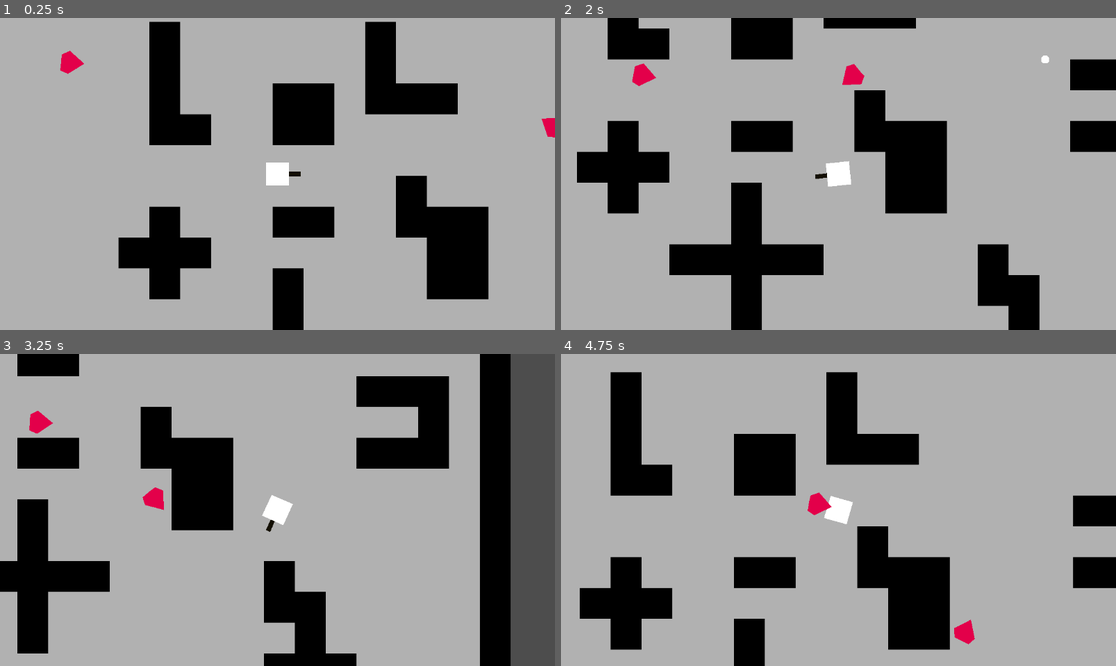
Above: before the commit, frames 1-4 (two rows, left to right).
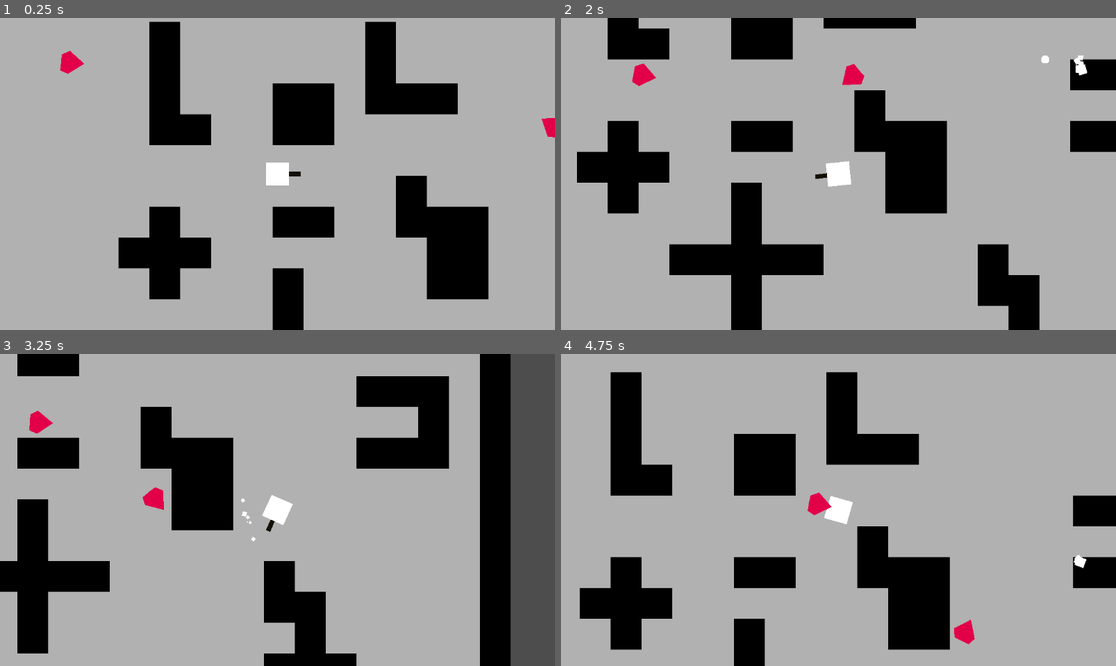
Above: after the commit, the same moments.

Repository: Zaydao/tds_game
Game: Godot game, scene res://scenes/world.tscn
Same seed, same stepped clock (60 frames per second), same inputs: the game is played once before the commit and once after it.
Inputs (mouse positions are in pixels of both pictures, inside the frame that each line leads up to):
- Up to frame 1 (0.25 s): no input
- Up to frame 2 (2 s): move the mouse to (960, 158) at 0.52 s; press the mouse at (960, 158) at 0.53 s; hold D (right) 0.53-1.28 s; move the mouse to (727, 189) at 1.27 s; release the mouse at (727, 189) at 1.28 s; hold S (down) from 1.28 s (still down); click (727, 189) at 1.35 s
- Up to frame 3 (3.25 s): move the mouse to (333, 441) at 2.02 s; release S (down) at 2.03 s; press the mouse at (333, 441) at 2.03 s; hold D (right) 2.03-2.78 s; move the mouse to (249, 572) at 2.77 s; release the mouse at (249, 572) at 2.78 s; hold W (up) from 2.78 s (still down); click (249, 572) at 2.85 s
- Up to frame 4 (4.75 s): move the mouse to (1005, 556) at 3.52 s; release W (up) at 3.53 s; press the mouse at (1005, 556) at 3.53 s; hold A (left) from 3.53 s (still down); move the mouse to (672, 463) at 4.27 s; release the mouse at (672, 463) at 4.28 s; click (672, 463) at 4.35 s

The runs differ from the first frame. In frame 2, 0.1% of the frame differs, in the area x 92-95%, y 12-19%; in frame 3, less than 0.1%; in frame 4, less than 0.1%.

Commit message:
Add enemy dead particle and bullet particle

Diff:
--- a/scenes/bullet.tscn
+++ b/scenes/bullet.tscn
@@ -1,6 +1,7 @@
-[gd_scene load_steps=3 format=3 uid="uid://cv43ayb21jg8e"]
+[gd_scene load_steps=4 format=3 uid="uid://cv43ayb21jg8e"]
 
 [ext_resource type="Script" path="res://scripts/bullet.gd" id="1_u3a3m"]
+[ext_resource type="PackedScene" uid="uid://dw14fushx5t21" path="res://scenes/particle_2.tscn" id="2_cysk1"]
 
 [sub_resource type="CircleShape2D" id="CircleShape2D_qprnv"]
 radius = 17.0294
@@ -10,6 +11,7 @@
 collision_layer = 8
 collision_mask = 5
 script = ExtResource("1_u3a3m")
+particle_path = ExtResource("2_cysk1")
 
 [node name="Polygon2D" type="Polygon2D" parent="."]
 polygon = PackedVector2Array(0, -16, 8, -16, 16, -8, 16, 8, 8, 16, -8, 16, -16, 8, -16, -8, -8, -16)
--- a/scenes/enemy.tscn
+++ b/scenes/enemy.tscn
@@ -1,7 +1,8 @@
-[gd_scene load_steps=3 format=3 uid="uid://dt5c8lbvsllxw"]
+[gd_scene load_steps=4 format=3 uid="uid://dt5c8lbvsllxw"]
 
 [ext_resource type="Script" path="res://scripts/enemy.gd" id="1_5t5kh"]
 [ext_resource type="PackedScene" uid="uid://c0knntpkogu2d" path="res://scenes/health_bar.tscn" id="2_0dx8h"]
+[ext_resource type="PackedScene" uid="uid://ctua70wwp5e3q" path="res://scenes/particle_e.tscn" id="2_b2dvt"]
 
 [node name="enemy" type="CharacterBody2D" groups=["enemy"]]
 scale = Vector2(4, 3)
@@ -10,6 +11,7 @@
 motion_mode = 1
 wall_min_slide_angle = 0.0
 script = ExtResource("1_5t5kh")
+particle_path = ExtResource("2_b2dvt")
 
 [node name="CollisionPolygon2D" type="CollisionPolygon2D" parent="."]
 polygon = PackedVector2Array(0, -5, 4, -8, 11.6667, 0, 4, 8, 0, 6)
@@ -22,7 +24,7 @@
 polygon = PackedVector2Array(0, -5, 4, -8, 11.75, 0, 4, 8, 0, 6)
 
 [node name="Polygon2D" type="Polygon2D" parent="."]
-color = Color(0.891486, 0, 0.291438, 1)
+color = Color(0.890196, 0, 0.290196, 1)
 polygon = PackedVector2Array(0, 0, 0, -5, 4, -8, 12, 0, 4, 8, 0, 6)
 
 [node name="NavigationAgent2D" type="NavigationAgent2D" parent="."]
--- /dev/null
+++ b/scenes/particle_2.tscn
@@ -0,0 +1,24 @@
+[gd_scene load_steps=2 format=3 uid="uid://dw14fushx5t21"]
+
+[sub_resource type="ParticleProcessMaterial" id="ParticleProcessMaterial_7gdrg"]
+lifetime_randomness = 0.4
+particle_flag_disable_z = true
+angle_min = -97.1
+angle_max = 210.3
+spread = 63.202
+flatness = 0.337
+initial_velocity_min = 89.89
+initial_velocity_max = 191.01
+gravity = Vector3(0, 0, 0)
+radial_accel_min = -24.72
+radial_accel_max = 60.67
+scale_max = 20.0
+
+[node name="particle2" type="GPUParticles2D"]
+emitting = false
+process_material = SubResource("ParticleProcessMaterial_7gdrg")
+lifetime = 0.7
+one_shot = true
+speed_scale = 0.9
+explosiveness = 1.0
+randomness = 1.0
--- /dev/null
+++ b/scenes/particle_e.tscn
@@ -0,0 +1,25 @@
+[gd_scene load_steps=2 format=3 uid="uid://ctua70wwp5e3q"]
+
+[sub_resource type="ParticleProcessMaterial" id="ParticleProcessMaterial_f7t4c"]
+lifetime_randomness = 1.0
+particle_flag_disable_z = true
+angle_min = 80.9
+angle_max = 194.2
+direction = Vector3(0, 0, 0)
+spread = 180.0
+flatness = 0.077
+initial_velocity_min = 33.71
+initial_velocity_max = 122.47
+gravity = Vector3(0, 0, 0)
+scale_max = 23.47
+
+[node name="particle_e" type="GPUParticles2D"]
+self_modulate = Color(0.87447, 0, 0.243112, 1)
+emitting = false
+amount = 25
+process_material = SubResource("ParticleProcessMaterial_f7t4c")
+lifetime = 0.9
+one_shot = true
+explosiveness = 1.0
+randomness = 0.87
+trail_lifetime = 0.5
--- a/scripts/bullet.gd
+++ b/scripts/bullet.gd
@@ -2,12 +2,20 @@
 
 var direction = Vector2.RIGHT
 var speed = 500
+
+@export var particle_path : PackedScene
 
 func _process(delta):
 	translate(direction.normalized() * speed * delta)
 
 
 func _on_body_entered(body):
+	var particle = particle_path.instantiate()
+	particle.position = global_position
+	get_tree().current_scene.add_child(particle)
+	particle.emitting = true
+
+
 	queue_free()
 	if body.is_in_group("enemy"):
 		body.take_damage()
--- a/scripts/enemy.gd
+++ b/scripts/enemy.gd
@@ -5,6 +5,8 @@
 
 @onready var nav_agent := $NavigationAgent2D as NavigationAgent2D
 @onready var attack_timer := $AttackTimer  # Asigură-te că ai un Timer pentru atac
+
+@export var particle_path : PackedScene
 
 var min_hp = 0
 var hp = 3
@@ -24,6 +26,10 @@
 
 	if hp <= 0:
 		queue_free()
+		var particle = particle_path.instantiate()
+		particle.position = global_position
+		get_tree().current_scene.add_child(particle)
+		particle.emitting = true
 
 func _physics_process(_delta: float) -> void:
 	if player and is_instance_valid(player) and player.is_inside_tree():
@@ -66,7 +72,6 @@
 func _on_area_2d_body_entered(body):
 	if body.is_in_group("player"):
 		player_in_range = true
-		can_attack = true
 		attack()
 
 
